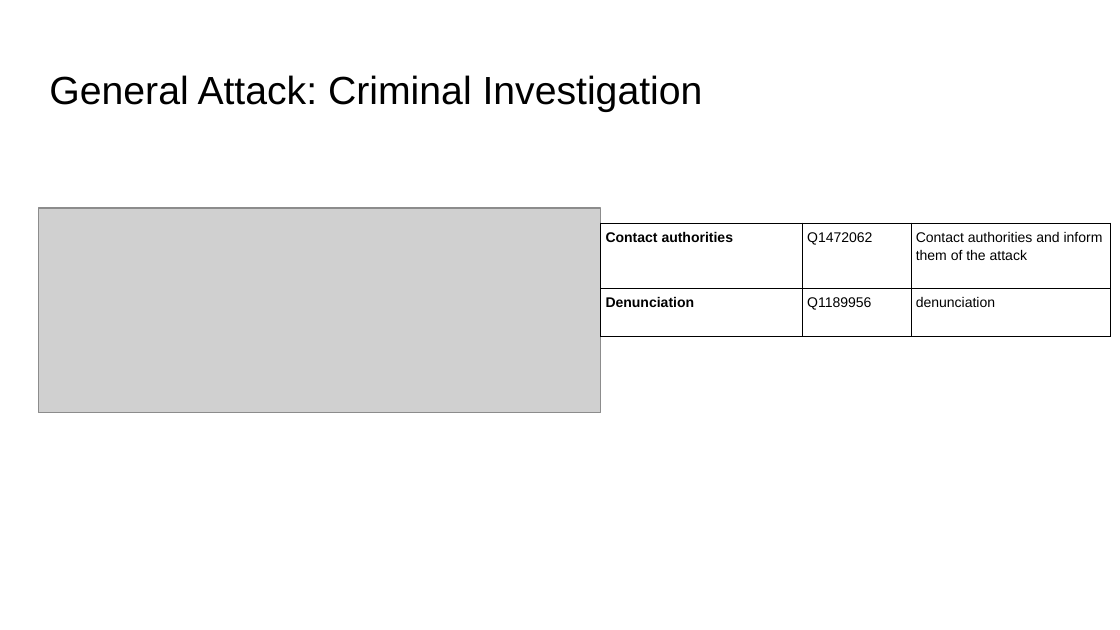
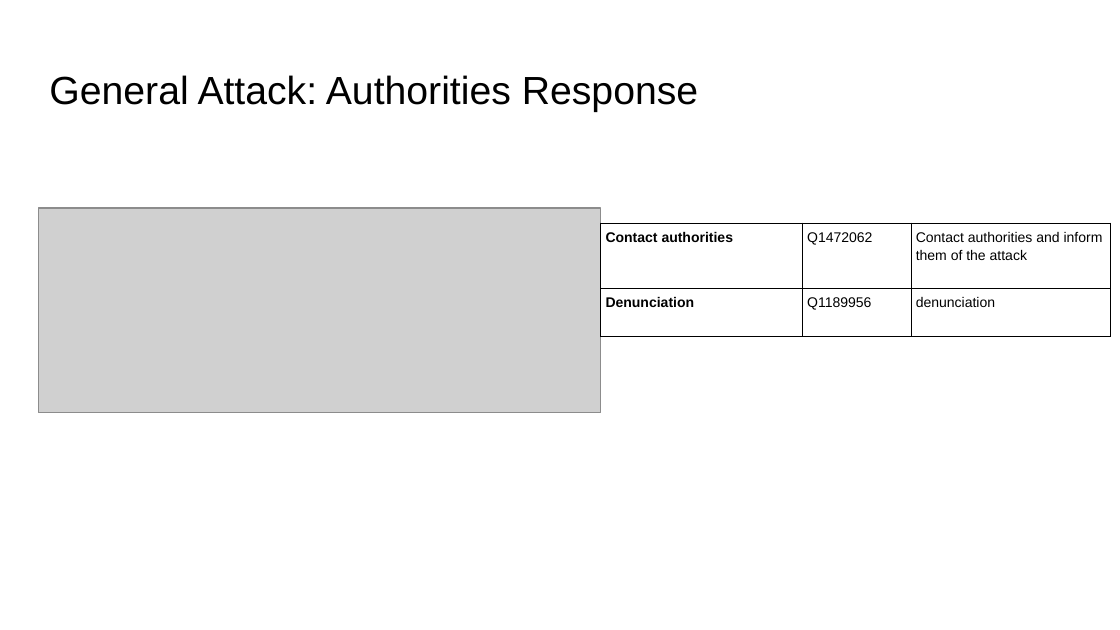
Before and after one commit to RESIN-KAIROS/schemalib, a slide deck: slide 34 of hrf/ied.pptx. Drawn at 1120x630 pixels with LibreOffice and Linux fonts; fonts in the diff are those of the drawing; grey boxes stand for pictures. Boxes give left, top, right and bottom in pixels: in the first picture for what was removed or moved away, otherwise in the second. Text is boxed around its words. In the diff, an @@ line names an element or a change of style, - is before the commit and + after.

```diff
--- a/hrf/ied.pptx
+++ b/hrf/ied.pptx
@@ title at box(49, 75, 698, 112): text changed @@
-General Attack: Criminal Investigation
+General Attack: Authorities Response
```
